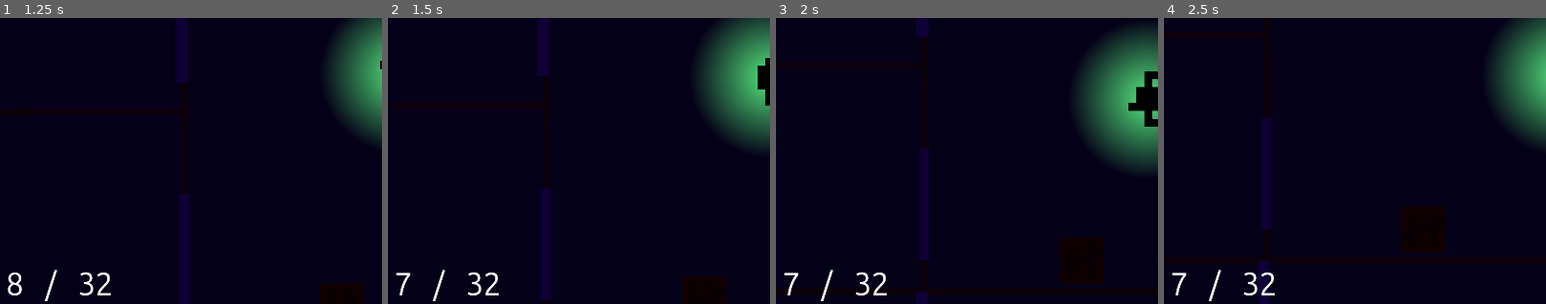
Above: before the commit, frames 1-4 (left to right).
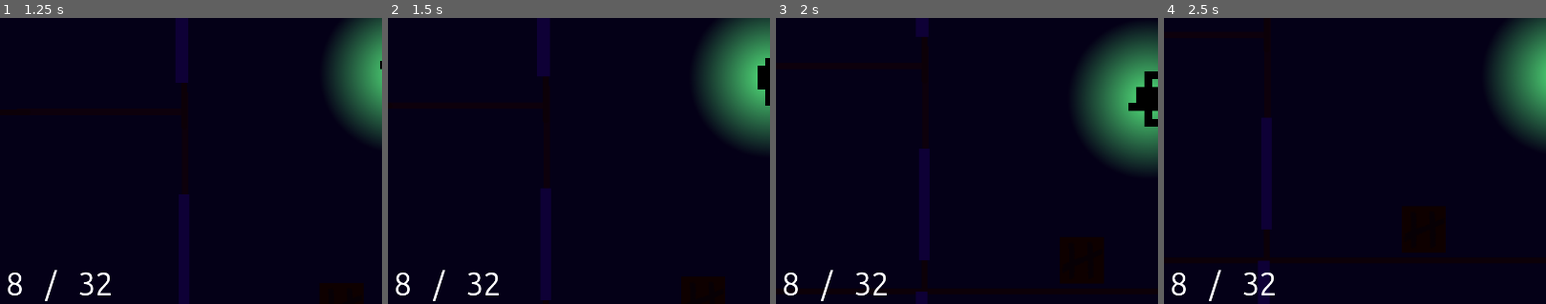
Above: after the commit, the same moments.

Repository: hamzuh/DoubleTap
Game: Godot game, scene res://basescene.tscn
The game is run twice, just before and just after one commit, with the same random seed, the same clock (stepped at 60 frames per second) and the same inputs.
Inputs (mouse positions are % of the whole screen's width and height, from its top left):
- Up to frame 1 (1.25 s): tap Enter (ui_accept) at 0.5, 0.77 s; move the mouse to (72, 45) at 0.52 s; hold Right (ui_right) from 0.53 s (still down); right-click (72, 45) at 0.6 s
- Up to frame 2 (1.5 s): move the mouse to (30, 55) at 1.27 s; release Right (ui_right) at 1.28 s; hold Down (ui_down) from 1.28 s (still down); click (30, 55) at 1.35 s
- Up to frame 3 (2 s): keep holding Down (ui_down); tap Enter (ui_accept) at 1.52 s
- Up to frame 4 (2.5 s): move the mouse to (60, 28) at 2.02 s; release Down (ui_down) at 2.03 s; hold Right (ui_right) from 2.03 s (still down); right-click (60, 28) at 2.1 s
The pictures show only the part of the screen within x 1-51%, y 40-90%; the shares and areas given below are measured in that part.

Frame 1 is identical in both runs. In frame 2, 0.2% of the frame differs, in the area x 2-6%, y 89-98%; in frame 3, 0.2%; in frame 4, 0.2%.

Commit message:
Implemented Power-ups, modified states to stop player from shooting while using melee moves.

Diff:
--- /dev/null
+++ b/Entities/Powerup.tscn
@@ -0,0 +1,22 @@
+[gd_scene format=3 uid="uid://cri66p7dnptc0"]
+
+[ext_resource type="Script" uid="uid://myhfsuld0jun" path="res://Scripts/Powerups/powerup.gd" id="1_t7m5g"]
+[ext_resource type="Texture2D" uid="uid://c46oujf05mf6" path="res://Art/Light Textures/neutrallight.png" id="2_ato5q"]
+
+[sub_resource type="RectangleShape2D" id="RectangleShape2D_t7m5g"]
+size = Vector2(100, 100)
+
+[node name="Powerup" type="Area2D" unique_id=1413027866]
+script = ExtResource("1_t7m5g")
+
+[node name="Sprite2D" type="Sprite2D" parent="." unique_id=569697315]
+scale = Vector2(0.5, 0.5)
+
+[node name="CollisionShape2D" type="CollisionShape2D" parent="." unique_id=1269092955]
+shape = SubResource("RectangleShape2D_t7m5g")
+
+[node name="PointLight2D" type="PointLight2D" parent="." unique_id=1020912778]
+color = Color(1, 0.2784314, 0, 1)
+texture = ExtResource("2_ato5q")
+
+[connection signal="body_entered" from="." to="." method="_on_body_entered"]
--- a/Entities/Weapon.tscn
+++ b/Entities/Weapon.tscn
@@ -1,8 +1,12 @@
 [gd_scene format=3 uid="uid://d0360nvb08v21"]
 
 [ext_resource type="Script" uid="uid://c6itfcxidb1f5" path="res://Scripts/Weapons/weapon.gd" id="1_6b18g"]
+[ext_resource type="Shader" uid="uid://c60s548cinb3o" path="res://Scripts/Shaders/Tracer.gdshader" id="2_6367h"]
 [ext_resource type="Texture2D" uid="uid://32sdif37gyra" path="res://Art/Light Textures/muzzlesprite.png" id="2_al4sa"]
 [ext_resource type="Texture2D" uid="uid://bnecif6n6mweb" path="res://Art/Light Textures/crazybigflash.png" id="2_gfs5o"]
+
+[sub_resource type="ShaderMaterial" id="ShaderMaterial_l1yfq"]
+shader = ExtResource("2_6367h")
 
 [sub_resource type="Curve" id="Curve_6b18g"]
 _data = [Vector2(0, 0.54706186), 0.0, 0.0, 0, 0, Vector2(1, 1), 0.0, 0.0, 0, 0]
@@ -24,6 +28,7 @@
 
 [node name="Line2D" type="Line2D" parent="." unique_id=2103399184]
 show_behind_parent = true
+material = SubResource("ShaderMaterial_l1yfq")
 points = PackedVector2Array(0, 0, 0, 50)
 closed = true
 width_curve = SubResource("Curve_6b18g")
--- a/Entities/player.tscn
+++ b/Entities/player.tscn
@@ -105,7 +105,7 @@
 [sub_resource type="RectangleShape2D" id="RectangleShape2D_fd6u4"]
 size = Vector2(69, 51)
 
-[node name="Player" type="CharacterBody2D" unique_id=153121857]
+[node name="Player" type="CharacterBody2D" unique_id=153121857 groups=["Player"]]
 z_index = 2
 texture_filter = 1
 motion_mode = 1
--- a/Misc/HUD.tscn
+++ b/Misc/HUD.tscn
@@ -2,6 +2,9 @@
 
 [ext_resource type="Script" uid="uid://b8ni4hhmkak4l" path="res://Scripts/HUD.gd" id="1_uhgrr"]
 [ext_resource type="FontFile" uid="uid://c4ps1ss3rbhvv" path="res://Fonts/UbuntuSansMono-VariableFont_wght.ttf" id="2_6hjtx"]
+[ext_resource type="Texture2D" uid="uid://ct4lqi2i06ctg" path="res://Art/Powerups/instakill.png" id="3_ohl3i"]
+[ext_resource type="Texture2D" uid="uid://bkjg2u6eonf7l" path="res://Art/Powerups/doublepoints.png" id="4_q78pt"]
+[ext_resource type="Texture2D" uid="uid://byg4m6ka6fw14" path="res://Art/Powerups/firesale.png" id="5_ijed4"]
 
 [node name="HUD" type="CanvasLayer" unique_id=781150038]
 script = ExtResource("1_uhgrr")
@@ -88,3 +91,35 @@
 offset_right = 307.0
 offset_bottom = 227.0
 text = "Spawn Room"
+
+[node name="HBoxContainer" type="HBoxContainer" parent="." unique_id=10706629]
+anchors_preset = 3
+anchor_left = 1.0
+anchor_top = 1.0
+anchor_right = 1.0
+anchor_bottom = 1.0
+offset_left = -540.0
+offset_top = -180.0
+offset_right = -43.0
+offset_bottom = -50.0
+grow_horizontal = 0
+grow_vertical = 0
+alignment = 2
+
+[node name="Instakill" type="TextureRect" parent="HBoxContainer" unique_id=793569896]
+visible = false
+layout_mode = 2
+texture = ExtResource("3_ohl3i")
+expand_mode = 3
+
+[node name="Double Points" type="TextureRect" parent="HBoxContainer" unique_id=986548486]
+visible = false
+layout_mode = 2
+texture = ExtResource("4_q78pt")
+expand_mode = 3
+
+[node name="Fire Sale" type="TextureRect" parent="HBoxContainer" unique_id=950511564]
+visible = false
+layout_mode = 2
+texture = ExtResource("5_ijed4")
+expand_mode = 3
--- a/Scripts/HUD.gd
+++ b/Scripts/HUD.gd
@@ -38,3 +38,12 @@
 	if not self.is_node_ready():
 		await self.ready
 	ammoLabel.text = str(current_ammo) + " / " + str(reserve_ammo)
+
+func _on_main_powerup_activate(startOrEnd: Variant, powerup_name: Variant) -> void:
+	match powerup_name:
+		"Double Points":
+			$"HBoxContainer/Double Points".visible = startOrEnd
+		"Instakill":
+			$HBoxContainer/Instakill.visible = startOrEnd
+		"Fire Sale":
+			$"HBoxContainer/Fire Sale".visible = startOrEnd
--- a/Scripts/Player/CharacterBody2D.gd
+++ b/Scripts/Player/CharacterBody2D.gd
@@ -15,6 +15,7 @@
 # Shooting Variables
 @onready var weapon = $Weapon
 #var bulletload = preload("res://Entities/bullet.tscn")
+@onready var hands_occupied: bool = false
 
 # Buying Variables
 var buyDoor: bool = false
@@ -23,6 +24,10 @@
 
 # Switch Variable
 var powerSwitch: bool = false
+
+# Power up variables
+var instakill: bool = false
+var double_points: bool = false
 
 # Signals
 signal money_changed()
@@ -43,9 +48,10 @@
 func _physics_process(delta: float) -> void:
 	state_machine.process_physics(delta)
 	rs_look()
-	if Input.is_action_pressed("shootaction"):
-		speed = 200
-		weapon.fire()
+	if not hands_occupied:
+		if Input.is_action_pressed("shootaction"):
+			speed = 200
+			weapon.fire()
 
 func _process(delta):
 	state_machine.process_frame(delta)
@@ -66,6 +72,8 @@
 	#owner.add_child(bullet)
 
 func increase_points(inc_points):
+	if double_points:
+		inc_points *= 2
 	points += inc_points
 	money += inc_points
 	emit_signal("money_changed", money)
@@ -95,13 +103,30 @@
 	if Input.is_action_just_released("shootaction"):
 		weapon.releaseTrigger()
 		speed = 300
-	if Input.is_action_just_pressed("Swap Weapon"):
-		weapon.swap()
-	if Input.is_action_just_pressed("Reload"):
-		weapon.reload()
+	if not hands_occupied:
+		if Input.is_action_just_pressed("Swap Weapon"):
+			weapon.swap()
+		if Input.is_action_just_pressed("Reload"):
+			weapon.reload()
 
 func _on_level_powermessage(openOrClose: Variant) -> void:
 	if openOrClose:
 		powerSwitch = true
 	else:
 		powerSwitch = false
+
+func _on_main_powerup_activate(startOrEnd: Variant, powerup_name: Variant) -> void:
+	if startOrEnd:
+		match powerup_name:
+			"Instakill":
+				instakill = true
+			"Double Points":
+				double_points = true
+			"Max Ammo":
+				weapon.max_ammo_powerup()
+	else:
+		match powerup_name:
+			"Instakill":
+				instakill = false
+			"Double Points":
+				double_points = false
--- a/Scripts/Player/Hitboxes.gd
+++ b/Scripts/Player/Hitboxes.gd
@@ -7,5 +7,5 @@
 	if body.is_in_group("Enemy"):
 		for hitbox in get_children():
 			if hitbox.disabled == false:
-				body.hit(owner, hitbox.damage, hitbox.knockback)
+				body.hit(owner, hitbox.damage, hitbox.knockback, owner.instakill)
 				print(hitbox)
--- a/Scripts/Player/States/Attacks/Attack.gd
+++ b/Scripts/Player/States/Attacks/Attack.gd
@@ -9,6 +9,7 @@
 
 func enter() -> void:
 	super()
+	parent.hands_occupied = true
 	$"../../Hitboxes/LP".disabled = false
 
 func _on_player_animations_animation_finished():
@@ -34,3 +35,7 @@
 			return move_state
 		return idle_state
 	return null
+
+func exit() -> void:
+	parent.hands_occupied = false
+	super()
--- a/Scripts/Player/States/Attacks/Attack2.gd
+++ b/Scripts/Player/States/Attacks/Attack2.gd
@@ -9,6 +9,7 @@
 
 func enter() -> void:
 	super()
+	parent.hands_occupied = true
 	$"../../Hitboxes/RP".disabled = false
 
 func _on_player_animations_animation_finished():
@@ -34,3 +35,7 @@
 			return move_state
 		return idle_state
 	return null
+
+func exit() -> void:
+	parent.hands_occupied = false
+	super()
--- a/Scripts/Player/States/Attacks/Attack3.gd
+++ b/Scripts/Player/States/Attacks/Attack3.gd
@@ -7,6 +7,7 @@
 
 func enter() -> void:
 	super()
+	parent.hands_occupied = true
 	$"../../Hitboxes/LK".disabled = false
 
 func _on_player_animations_animation_finished():
@@ -22,3 +23,7 @@
 			return move_state
 		return idle_state
 	return null
+
+func exit() -> void:
+	parent.hands_occupied = false
+	super()
--- /dev/null
+++ b/Scripts/Powerups/doublepoints.tres
@@ -0,0 +1,10 @@
+[gd_resource type="Resource" script_class="PowerupStat" format=3 uid="uid://bkxx6seffd400"]
+
+[ext_resource type="Texture2D" uid="uid://bkjg2u6eonf7l" path="res://Art/Powerups/doublepoints.png" id="1_e8yij"]
+[ext_resource type="Script" uid="uid://b0d0v0cs1n4gd" path="res://Scripts/Powerups/powerupStat.gd" id="2_e8yij"]
+
+[resource]
+script = ExtResource("2_e8yij")
+powerup_name = "Double Points"
+icon = ExtResource("1_e8yij")
+metadata/_custom_type_script = "uid://b0d0v0cs1n4gd"
--- /dev/null
+++ b/Scripts/Powerups/firesale.tres
@@ -0,0 +1,10 @@
+[gd_resource type="Resource" script_class="PowerupStat" format=3 uid="uid://hkr68sox6xl7"]
+
+[ext_resource type="Texture2D" uid="uid://byg4m6ka6fw14" path="res://Art/Powerups/firesale.png" id="1_00dsw"]
+[ext_resource type="Script" uid="uid://b0d0v0cs1n4gd" path="res://Scripts/Powerups/powerupStat.gd" id="2_00dsw"]
+
+[resource]
+script = ExtResource("2_00dsw")
+powerup_name = "Fire Sale"
+icon = ExtResource("1_00dsw")
+metadata/_custom_type_script = "uid://b0d0v0cs1n4gd"
--- /dev/null
+++ b/Scripts/Powerups/instakill.tres
@@ -0,0 +1,10 @@
+[gd_resource type="Resource" script_class="PowerupStat" format=3 uid="uid://iydmqekave7r"]
+
+[ext_resource type="Texture2D" uid="uid://ct4lqi2i06ctg" path="res://Art/Powerups/instakill.png" id="1_g1i0r"]
+[ext_resource type="Script" uid="uid://b0d0v0cs1n4gd" path="res://Scripts/Powerups/powerupStat.gd" id="2_g1i0r"]
+
+[resource]
+script = ExtResource("2_g1i0r")
+powerup_name = "Instakill"
+icon = ExtResource("1_g1i0r")
+metadata/_custom_type_script = "uid://b0d0v0cs1n4gd"
--- /dev/null
+++ b/Scripts/Powerups/maxammo.tres
@@ -0,0 +1,10 @@
+[gd_resource type="Resource" script_class="PowerupStat" format=3 uid="uid://bifxyw32y0xon"]
+
+[ext_resource type="Texture2D" uid="uid://dkjkxjb3rpx30" path="res://Art/Powerups/maxammo.png" id="1_o0sc6"]
+[ext_resource type="Script" uid="uid://b0d0v0cs1n4gd" path="res://Scripts/Powerups/powerupStat.gd" id="2_o0sc6"]
+
+[resource]
+script = ExtResource("2_o0sc6")
+powerup_name = "Max Ammo"
+icon = ExtResource("1_o0sc6")
+metadata/_custom_type_script = "uid://b0d0v0cs1n4gd"
--- /dev/null
+++ b/Scripts/Powerups/nuke.tres
@@ -0,0 +1,10 @@
+[gd_resource type="Resource" script_class="PowerupStat" format=3 uid="uid://bo838rcot2luv"]
+
+[ext_resource type="Texture2D" uid="uid://btrio13espy6j" path="res://Art/Powerups/nuke.png" id="1_3l8c5"]
+[ext_resource type="Script" uid="uid://b0d0v0cs1n4gd" path="res://Scripts/Powerups/powerupStat.gd" id="2_3l8c5"]
+
+[resource]
+script = ExtResource("2_3l8c5")
+powerup_name = "Nuke"
+icon = ExtResource("1_3l8c5")
+metadata/_custom_type_script = "uid://b0d0v0cs1n4gd"
--- /dev/null
+++ b/Scripts/Powerups/powerup.gd
@@ -0,0 +1,32 @@
+class_name Powerup extends Area2D
+
+@onready var powerup_choices: Array[PowerupStat] = [load("res://Scripts/Powerups/doublepoints.tres"), load("res://Scripts/Powerups/firesale.tres"), load("res://Scripts/Powerups/instakill.tres"), load("res://Scripts/Powerups/maxammo.tres"), load("res://Scripts/Powerups/nuke.tres")]
+@onready var powerup_type: PowerupStat
+
+@onready var powerup_name: String
+@onready var sprite: Sprite2D = $Sprite2D
+# Placeholder FX
+@onready var lighting: PointLight2D = $PointLight2D
+var lightval: float
+
+signal picked_up(powerup_name, picker)
+
+func _ready() -> void:
+	if powerup_type == null:
+		powerup_type = powerup_choices.pick_random()
+
+	powerup_name = powerup_type.powerup_name
+	sprite.texture = powerup_type.icon
+
+func _physics_process(delta: float) -> void:
+	# Make light effect bigger and smaller
+	lightval += delta * 2
+	if lightval >= PI:
+		lightval = 0
+	lighting.texture_scale = 0.4 + (sin(lightval) * 0.3)
+
+func _on_body_entered(body: Node2D) -> void:
+	if body.is_in_group("Player"):
+		picked_up.emit(powerup_name, body)
+		# Play pickup animation / FX
+		queue_free()
--- /dev/null
+++ b/Scripts/Powerups/powerupStat.gd
@@ -0,0 +1,5 @@
+class_name PowerupStat extends Resource
+
+@export var powerup_name: String
+@export var icon: Texture2D
+#@export var sfx: AudioStream
--- a/Scripts/Powerups/powerups.gd
+++ /dev/null
@@ -1,4 +0,0 @@
-class_name Powerup extends Resource
-
-@export var icon: Texture2D
-#@export var sfx: AudioStream
--- /dev/null
+++ b/Scripts/Shaders/Tracer.gdshader
@@ -0,0 +1,14 @@
+shader_type canvas_item;
+render_mode unshaded;
+void vertex() {
+	// Called for every vertex the material is visible on.
+}
+
+void fragment() {
+	// Called for every pixel the material is visible on.
+}
+
+//void light() {
+//	// Called for every pixel for every light affecting the CanvasItem.
+//	// Uncomment to replace the default light processing function with this one.
+//}
--- a/Scripts/Weapons/weapon.gd
+++ b/Scripts/Weapons/weapon.gd
@@ -73,7 +73,7 @@
 		ray.target_position = Vector2(1000, 0).rotated(randf_range(-PI/2, PI/2) * spread)
 		if ray.is_colliding():
 			if ray.get_collider().is_in_group("Enemy"):
-				ray.get_collider().hit(get_parent(), damage, knockback)
+				ray.get_collider().hit(get_parent(), damage, knockback, get_parent().instakill)
 			tracer.set_point_position(1, to_local(ray.get_collision_point()))
 		else:
 			tracer.set_point_position(1, ray.target_position)
@@ -126,3 +126,8 @@
 		ammo_dict[weaponName][1] = ammo_dict[weaponName][1] + ammo_dict[weaponName][0] - mag_size
 		ammo_dict[weaponName][0] = mag_size
 	get_parent().ammo_changed.emit(ammo_dict[weaponName][0], ammo_dict[weaponName][1])
+
+func max_ammo_powerup():
+	for weapon in loadout:
+		ammo_dict[weapon.weaponName] = [weapon.mag_size, weapon.max_ammo - weapon.mag_size]
+	get_parent().ammo_changed.emit(ammo_dict[weaponName][0], ammo_dict[weaponName][1])
--- a/Scripts/basescene.gd
+++ b/Scripts/basescene.gd
@@ -3,7 +3,7 @@
 @onready var spawnTimer = $SpawnTimer
 @onready var roundTimer = $RoundTimer
 
-var enemy = preload("res://Entities/followerenemy.tscn")
+#var enemy = preload("res://Entities/followerenemy.tscn")
 # Max amount of enemies allowed on screen at once
 # Figure out how to hold spawning until there's space
 var max_enemies: int = 50
@@ -12,6 +12,9 @@
 # Enemies planned for this round
 # Maybe use timer for consecutive zombies from same spawn
 var enemies_to_spawn: int
+
+var powerup = preload("res://Entities/Powerup.tscn")
+signal powerup_activate(startOrEnd, powerup_name)
 
 signal round_end
 signal round_start(roundCount)
@@ -30,9 +33,19 @@
 func get_current_enemy_count():
 	return get_tree().get_nodes_in_group("Enemy").size()
 
-func _on_enemy_enemy_dead() -> void:
+func _on_enemy_enemy_dead(enemy_position) -> void:
+	# Random chance to spawn powerup
+	var spawn_chance = randi_range(0, 5)
+	if spawn_chance == 5:
+		spawn_powerup(enemy_position)
 	await get_tree().process_frame
 	if enemies_to_spawn <= 0 and get_current_enemy_count() <= 0:
+		# Spawn powerup on last enemy of round
+		spawn_powerup(enemy_position)
+		#var powerupSpawn = powerup.instantiate()
+		#powerupSpawn.position = enemy_position
+		#powerupSpawn.picked_up.connect(self._on_powerup_picked_up)
+		#self.add_child(powerupSpawn)
 		round_end.emit()
 
 func _on_spawn_timer_timeout() -> void:
@@ -55,3 +68,42 @@
 
 func _on_player_power_on() -> void:
 	$CanvasModulate.visible = false
+
+# Might be worth splitting powerup stuff into its own node and script
+# Powerup Manager, etc.
+func spawn_powerup(spawn_position, powerup_load = null):
+	var powerupSpawn = powerup.instantiate()
+	powerupSpawn.position = spawn_position
+	if powerup_load:
+		powerupSpawn.powerup_type = powerup_load
+	powerupSpawn.picked_up.connect(self._on_powerup_picked_up)
+	self.add_child(powerupSpawn)
+
+func _on_powerup_picked_up(powerup_name, picker) -> void:
+	match powerup_name:
+		"Double Points":
+			$"Powerup Timers/DoublePoints".start()
+			powerup_activate.emit(true, powerup_name)
+		"Fire Sale":
+			$"Powerup Timers/FireSale".start()
+			powerup_activate.emit(true, powerup_name)
+		"Instakill":
+			$"Powerup Timers/Instakill".start()
+			powerup_activate.emit(true, powerup_name)
+		"Max Ammo":
+			powerup_activate.emit(true, powerup_name)
+		"Nuke":
+			# Kill all enemies on screen
+			# Make a custom nuke death for enemies and give points to player directly
+			# Give player 400 points
+			for enemy in get_tree().get_nodes_in_group("Enemy"):
+				enemy.die(picker)
+
+func _on_double_points_timeout() -> void:
+	powerup_activate.emit(false, "Double Points")
+
+func _on_fire_sale_timeout() -> void:
+	powerup_activate.emit(false, "Fire Sale")
+
+func _on_instakill_timeout() -> void:
+	powerup_activate.emit(false, "Instakill")
--- a/Scripts/followerEnemy.gd
+++ b/Scripts/followerEnemy.gd
@@ -19,9 +19,11 @@
 var knockdirect: Vector2
 
 # Signals
-signal enemy_dead()
+signal enemy_dead(position)
 
-func hit(killer, damage, knockback):
+func hit(killer, damage, knockback, instakill):
+	if instakill:
+		die(killer)
 	health -= damage
 	print(health)
 	killer.increase_points(10)
@@ -34,7 +36,7 @@
 
 func die(killer):
 	killer.increase_points(50)
-	enemy_dead.emit()
+	enemy_dead.emit(position)
 	# print("I died!")
 	# Add blood spurting effect
 	# Play death noise
--- a/basescene.tscn
+++ b/basescene.tscn
@@ -30,7 +30,24 @@
 stream = ExtResource("5_nl2ee")
 volume_db = -3.424
 autoplay = true
+bus = &"Music"
 
+[node name="Powerup Timers" type="Node" parent="." unique_id=710217961]
+
+[node name="DoublePoints" type="Timer" parent="Powerup Timers" unique_id=124251421]
+wait_time = 20.0
+one_shot = true
+
+[node name="FireSale" type="Timer" parent="Powerup Timers" unique_id=889261996]
+wait_time = 20.0
+one_shot = true
+
+[node name="Instakill" type="Timer" parent="Powerup Timers" unique_id=1899713156]
+wait_time = 20.0
+one_shot = true
+
+[connection signal="powerup_activate" from="." to="Player" method="_on_main_powerup_activate"]
+[connection signal="powerup_activate" from="." to="HUD" method="_on_main_powerup_activate"]
 [connection signal="round_end" from="." to="." method="_on_round_end"]
 [connection signal="round_start" from="." to="HUD" method="_on_main_round_start"]
 [connection signal="ammo_changed" from="Player" to="HUD" method="_on_player_ammo_changed"]
@@ -45,3 +62,6 @@
 [connection signal="roomchange" from="Level" to="HUD" method="_on_level_roomchange"]
 [connection signal="timeout" from="SpawnTimer" to="." method="_on_spawn_timer_timeout"]
 [connection signal="timeout" from="RoundTimer" to="." method="_on_round_timer_timeout"]
+[connection signal="timeout" from="Powerup Timers/DoublePoints" to="." method="_on_double_points_timeout"]
+[connection signal="timeout" from="Powerup Timers/FireSale" to="." method="_on_fire_sale_timeout"]
+[connection signal="timeout" from="Powerup Timers/Instakill" to="." method="_on_instakill_timeout"]
--- a/default_bus_layout.tres
+++ b/default_bus_layout.tres
@@ -8,11 +8,17 @@
 wet = 0.4
 
 [resource]
-bus/1/name = &"Weapons"
+bus/1/name = &"Music"
 bus/1/solo = false
 bus/1/mute = false
 bus/1/bypass_fx = false
 bus/1/volume_db = 0.0
 bus/1/send = &"Master"
-bus/1/effect/0/effect = SubResource("AudioEffectReverb_j3pel")
-bus/1/effect/0/enabled = true
+bus/2/name = &"Weapons"
+bus/2/solo = false
+bus/2/mute = false
+bus/2/bypass_fx = false
+bus/2/volume_db = 0.0
+bus/2/send = &"Master"
+bus/2/effect/0/effect = SubResource("AudioEffectReverb_j3pel")
+bus/2/effect/0/enabled = true
Not shown, added: Scripts/Powerups/powerup.gd.uid
Renamed: Scripts/Powerups/powerups.gd.uid -> Scripts/Powerups/powerupStat.gd.uid
Not shown, added: Scripts/Shaders/Tracer.gdshader.uid
